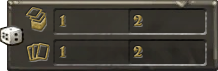
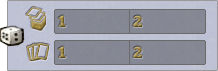
Layers edited between the first and the second w=218, h=71 image:
painted on "2" (1st of 2, in "Opponent" › "Draw Chance" › "Tray") over 133, 15, 142, 27
painted on "1" (1st of 2, in "Opponent" › "Draw Chance" › "Tray") over 58, 15, 66, 27
hid "Rounded Rectangle 1 copy 2" (1st of 2, in "Opponent" › "Draw Chance" › "Tray") over 130, 10, 205, 33
hid "Rounded Rectangle 1" (1st of 2, in "Opponent" › "Draw Chance" › "Tray") over 55, 10, 205, 33
painted on "2" (2nd of 2, in "Opponent" › "Hold Chance" › "Tray") over 133, 46, 142, 58
painted on "1" (2nd of 2, in "Opponent" › "Hold Chance" › "Tray") over 58, 46, 66, 58
hid "Rounded Rectangle 1 copy 2" (2nd of 2, in "Opponent" › "Hold Chance" › "Tray") over 130, 41, 205, 64
hid "Rounded Rectangle 1" (2nd of 2, in "Opponent" › "Hold Chance" › "Tray") over 55, 41, 205, 64
added group "Frost" with 4 layers in group "Opponent" over 7, 0, 218, 71
added layer "Layer 13" (1st of 2, in "Opponent" › "Frost") (30%) in group "Frost" over 54, 9, 206, 65
added layer "Layer 12 copy" (1st of 2, in "Opponent" › "Frost") in group "Frost" over 7, 0, 218, 71
added layer "background" in group "Frost" over 7, 0, 218, 71
showed "Layer 2" over 97, 0, 218, 71
showed "Layer 1" over 7, 0, 218, 71
